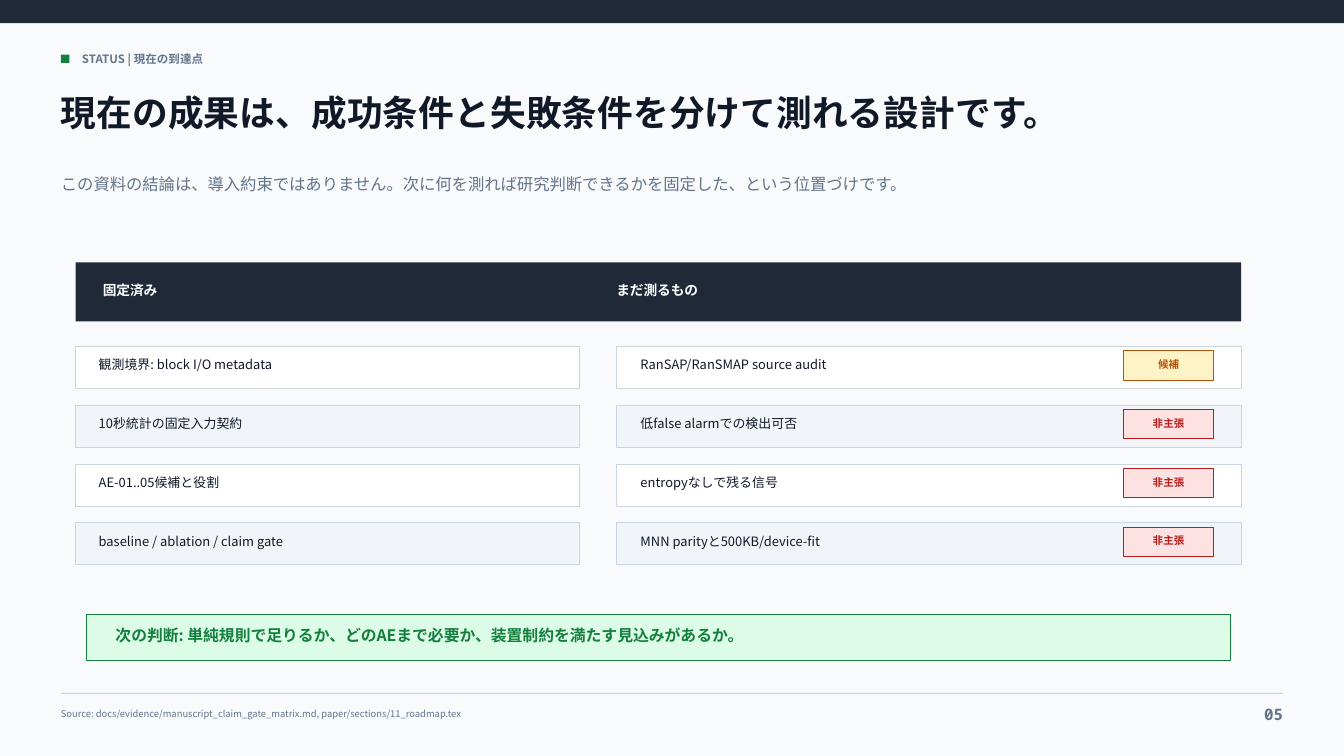
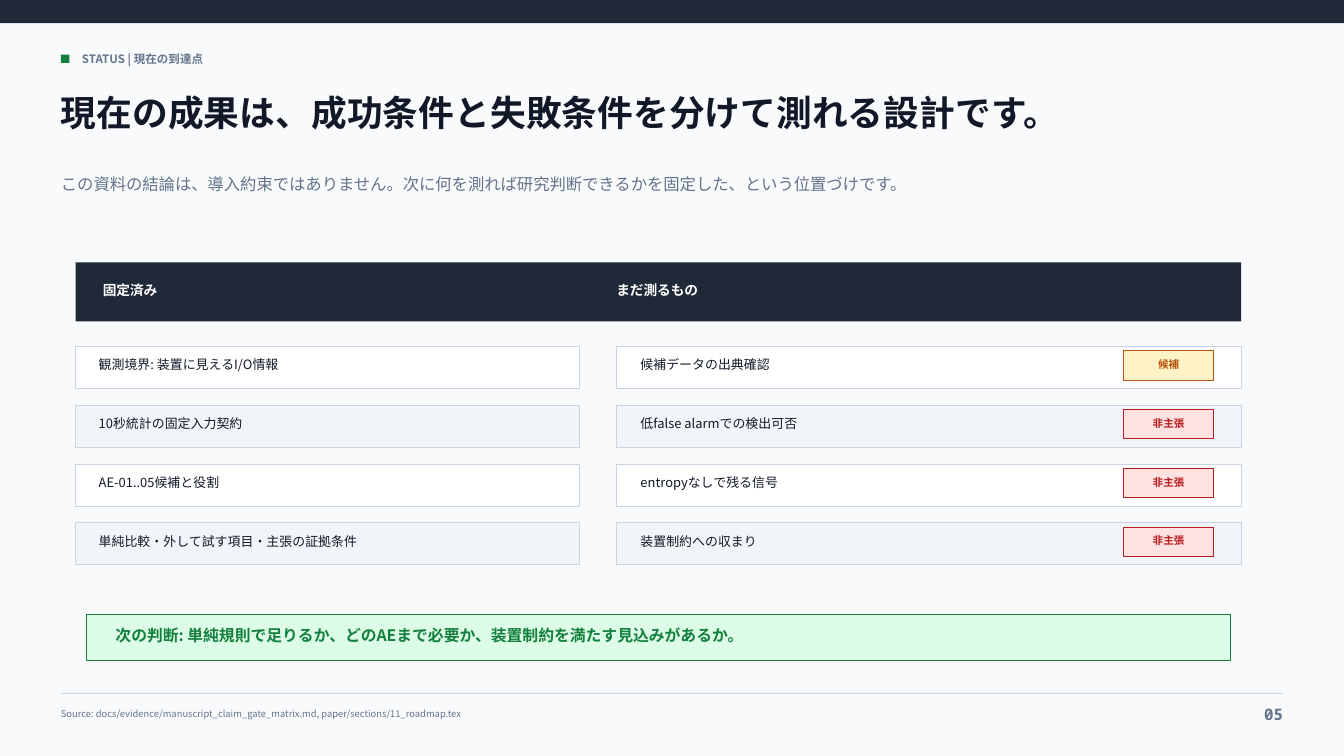
Before and after one commit to t0m0h1r0/research-anomaly, a slide deck: slide 5 of paper/presentations/storage_embedded_ransomware_sponsor_brief.pptx. Drawn at 1344x756 pixels with LibreOffice and Linux fonts; fonts in the diff are those of the drawing. Boxes give left, top, right and bottom in pixels: in the first picture for what was removed or moved away, otherwise in the second. Text is boxed around its words. In the diff, an @@ line names an element or a change of style, - is before the commit and + after.

```diff
--- a/paper/presentations/storage_embedded_ransomware_sponsor_brief.pptx
+++ b/paper/presentations/storage_embedded_ransomware_sponsor_brief.pptx
@@ text at <box>99,358,278,372</box>: text changed @@
-観測境界: block I/O metadata
+観測境界: 装置に見えるI/O情報
@@ text at <box>640,358,769,370</box>: text changed @@
-RanSAP/RanSMAP source audit
+候補データの出典確認
@@ text at <box>99,535,357,547</box>: text changed @@
-baseline / ablation / claim gate
+単純比較・外して試す項目・主張の証拠条件
@@ text at <box>640,535,756,547</box>: text changed @@
-MNN parityと500KB/device-fit
+装置制約への収まり
```
Also in this commit, not shown: 1 other slide changed, 2 other files.
